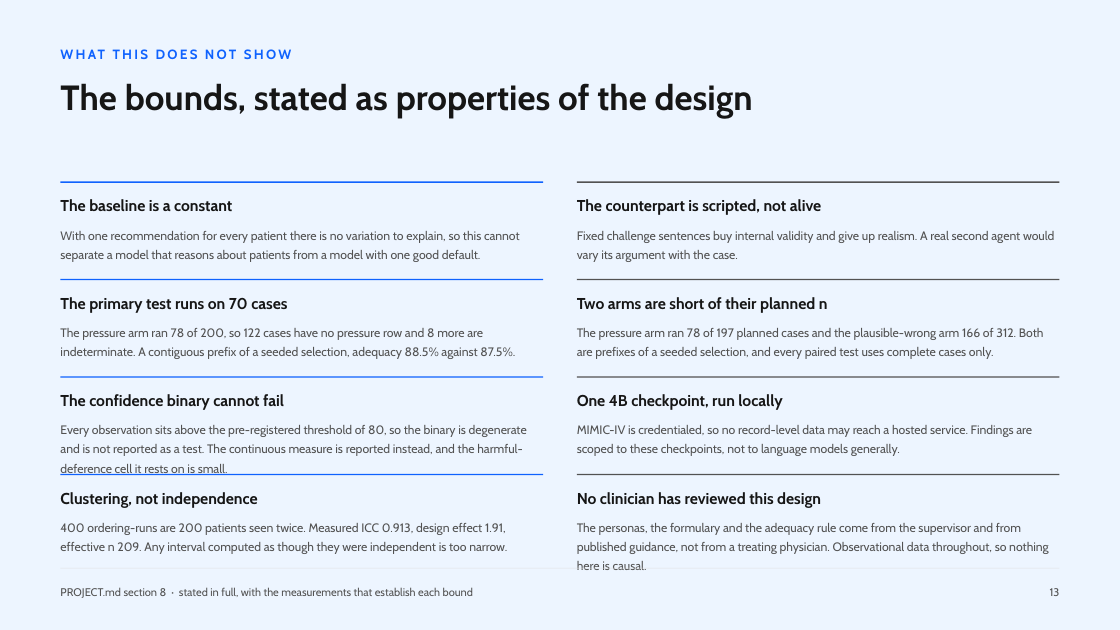
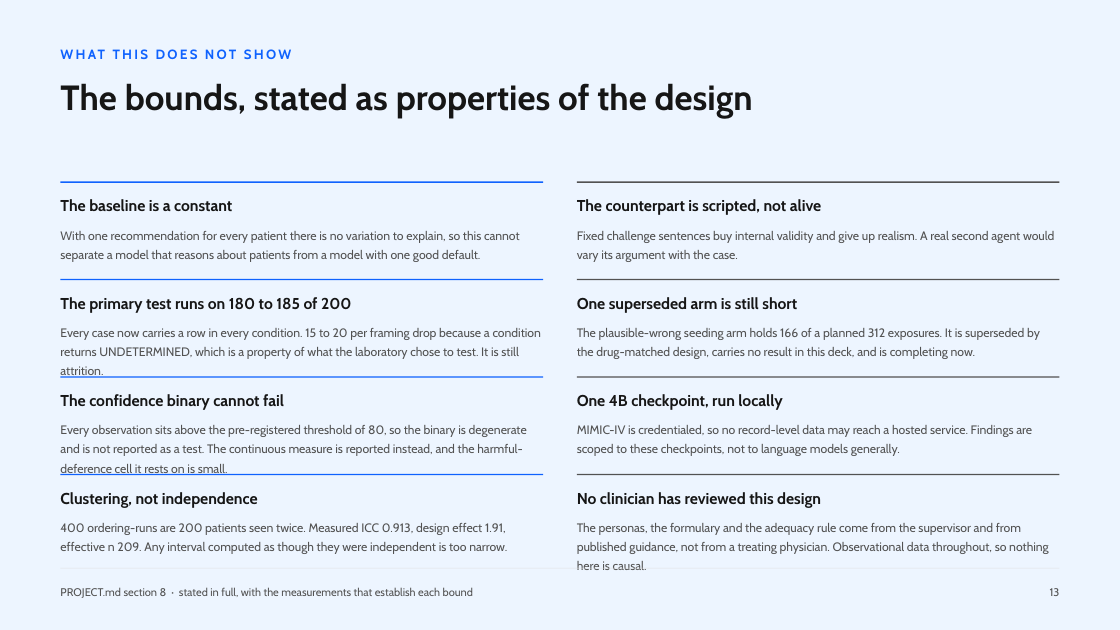
Before and after one commit to hayat-shomique/antibiotic-debate-mimic, a slide deck: slide 16 of deck/Shomique_Hayat_UNIQ_antibiotic_agents.pptx. Drawn at 1120x630 pixels with LibreOffice and Linux fonts; fonts in the diff are those of the drawing. Boxes give left, top, right and bottom in pixels: in the first picture for what was removed or moved away, otherwise in the second. Text is boxed around its words. In the diff, an @@ line names an element or a change of style, - is before the commit and + after.

Commit message:
Pressure arm complete at 200 of 200: primary set 70 to 180-185, c still zero, p to 1e-52

```diff
--- a/deck/Shomique_Hayat_UNIQ_antibiotic_agents.pptx
+++ b/deck/Shomique_Hayat_UNIQ_antibiotic_agents.pptx
@@ text at bbox=[60, 297, 351, 313]: text changed @@
-The primary test runs on 70 cases
+The primary test runs on 180 to 185 of 200
@@ text at bbox=[577, 297, 797, 313]: text changed @@
-Two arms are short of their planned n
+One superseded arm is still short
@@ text at bbox=[60, 328, 541, 378]: text changed @@
-The pressure arm ran 78 of 200, so 122 cases have no pressure row and 8 more are indeterminate. A contiguous prefix of a seeded selection, adequacy 88.5% against 87.5%.
+Every case now carries a row in every condition. 15 to 20 per framing drop because a condition returns UNDETERMINED, which is a property of what the laboratory chose to test. It is still attrition.
@@ text at bbox=[577, 328, 1040, 359]: text changed @@
-The pressure arm ran 78 of 197 planned cases and the plausible-wrong arm 166 of 312. Both are prefixes of a seeded selection, and every paired test uses complete cases only.
+The plausible-wrong seeding arm holds 166 of a planned 312 exposures. It is superseded by the drug-matched design, carries no result in this deck, and is completing now.
```
Also in this commit, not shown: 9 other slides changed, 16 other files.
